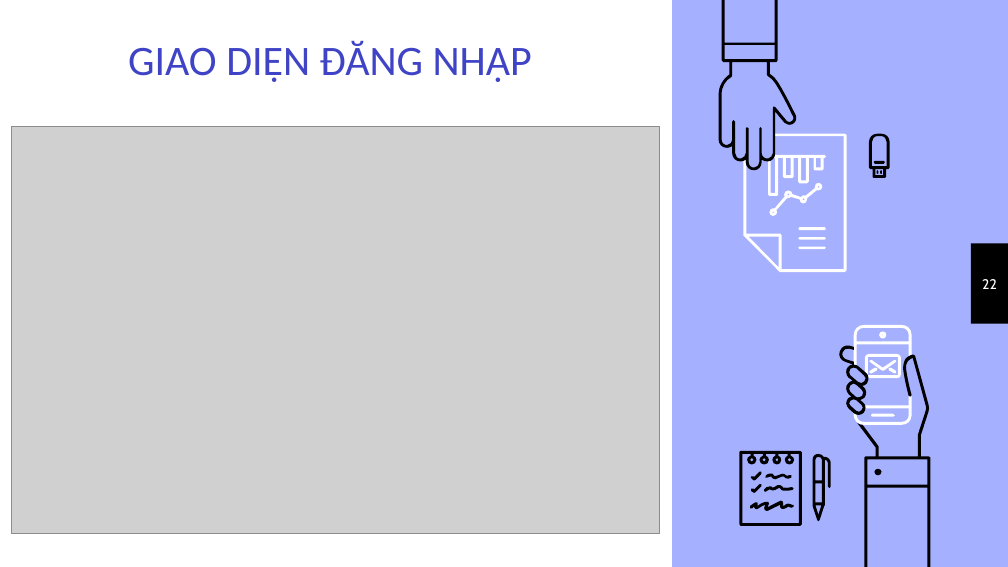
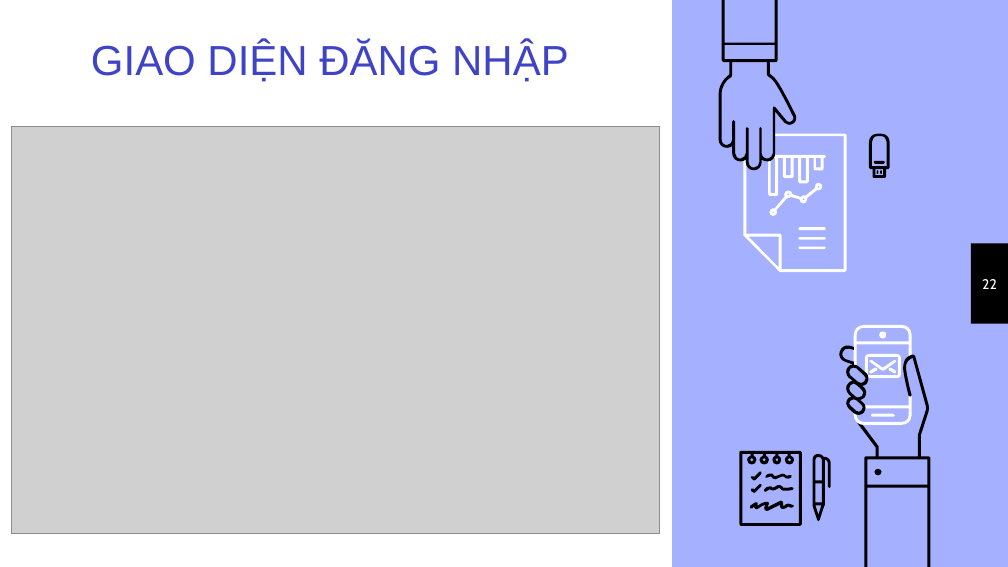
Before and after one commit to thuypt102/Practice-teamwork-01, a slide deck: slide 22 of Quản lý bãi đỗ xe.pptx. Drawn at 1008x567 pixels with LibreOffice and Linux fonts; fonts in the diff are those of the drawing; grey boxes stand for pictures. Boxes give left, top, right and bottom in pixels: in the first picture for what was removed or moved away, otherwise in the second. Text is boxed around its words. In the diff, an @@ line names an element or a change of style, - is before the commit and + after.

```diff
--- a/Quản lý bãi đỗ xe.pptx
+++ b/Quản lý bãi đỗ xe.pptx
@@ title "GIAO DIỆN ĐĂNG NHẬP" at <box>91,42,569,82</box>: font Calibri to Arial @@
```
Also in this commit, not shown: 3 other slides changed, 2 other files.
